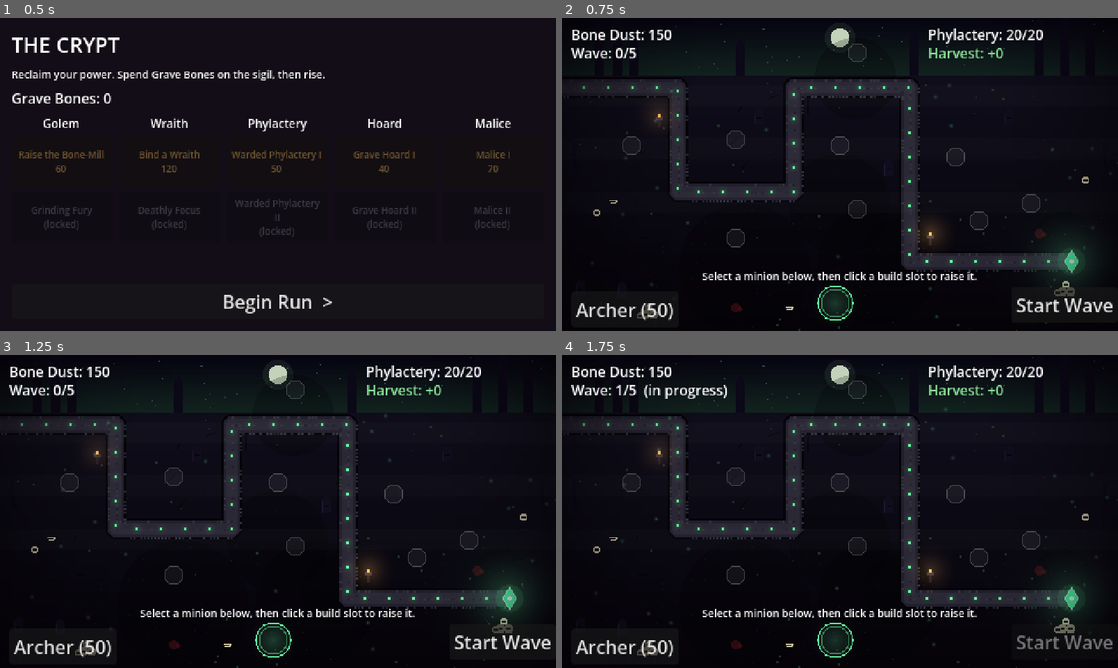
Above: before the commit, frames 1-4 (two rows, left to right).
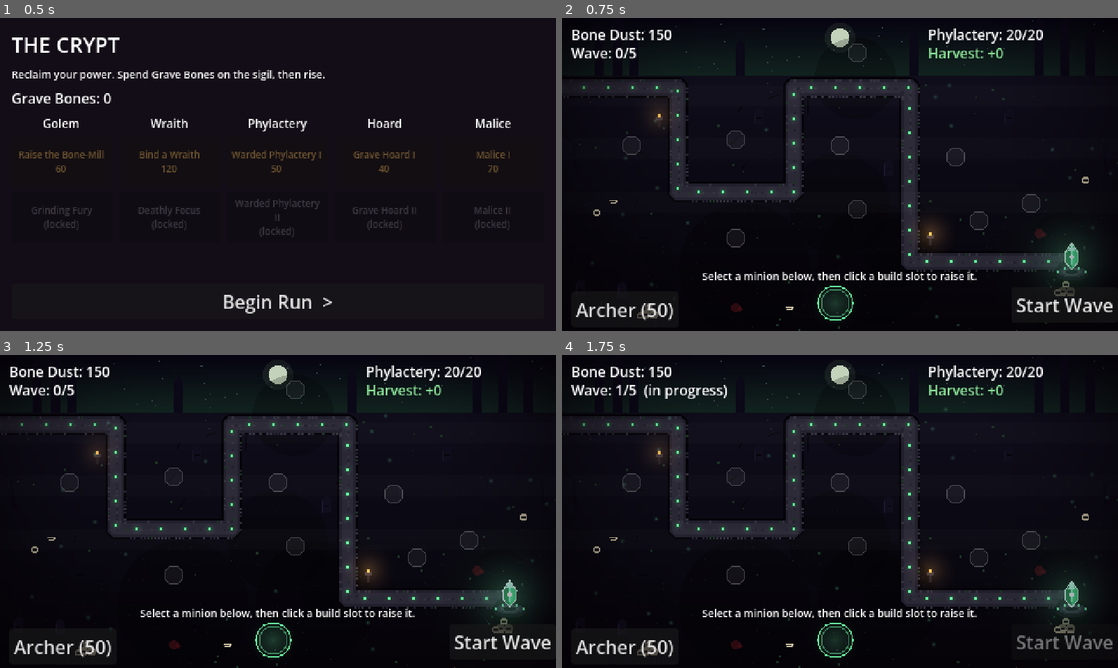
Above: after the commit, the same moments.

Repository: aschollwoeck/debonethemall
Game: Godot game, scene res://scenes/hub/hub.tscn
The game is run twice, just before and just after one commit, with the same random seed, the same clock (stepped at 60 frames per second) and the same inputs.
Inputs:
- Up to frame 1 (0.5 s): no input
- Up to frame 2 (0.75 s): click "Begin Run >" at 0.5 s
- Up to frame 3 (1.25 s): no input
- Up to frame 4 (1.75 s): click "Start Wave" at 1.25 s

Frame 1 is identical in both runs. In frame 2, 0.2% of the frame differs, in the area x 89-95%, y 71-86%; in frame 3, 0.2%; in frame 4, 0.3%, in the area x 89-95%, y 72-89%.

Commit message:
feat(visual): re-art the phylactery as a faceted crystal (M2 slice 3)
Replace the flat diamond with a faceted necrotic crystal on a rune-etched stone
dais: shaded facets (dark/mid/lit + top glint), an inner spark, a gentle bob. It's
life-driven — shifts necrotic green -> blood-red and fractures (cracks revealed
progressively) as its life falls. take_damage/signals/life logic unchanged; its
glow pool comes from the lighting pass. 60 tests green; screenshot-verified at full
and low life.

Applies review nit: doc wording — the dais is rune-etched (not cracked); only the
crystal fractures.

Co-Authored-By: Claude Opus 4.8 (1M context) <noreply@anthropic.com>
Claude-Session: https://claude.ai/code/session_01P8fbTuTW77i57Wh6oPPauN

Diff:
--- a/scripts/core/phylactery.gd
+++ b/scripts/core/phylactery.gd
@@ -1,7 +1,9 @@
 extends Node2D
 class_name Phylactery
-## The objective enemies march toward (GDD §5). A physical on-map object holding the
-## player's unlife. Enemies that reach it deplete its life; at zero the run ends.
+## The objective enemies march toward (GDD §5) — a faceted crystal on a rune-etched stone dais
+## that holds the player's unlife. Enemies that reach it deplete its life; at zero the run ends. As
+## life falls the crystal shifts from necrotic green toward blood-red and fractures visibly.
+## Its glow pool is provided by the lighting pass (world/lighting.gd); this draws the object.
 
 signal life_changed(current: int, max_life: int)
 signal destroyed
@@ -10,11 +12,33 @@
 
 var life: int
 
+# life-driven colour ramps (healthy necrotic → dying blood)
+const NECRO := [Color("1a5836"), Color("2f9b63"), Color("6be3a0"), Color("d9ffe9")]  # lo/mid/hi/spark
+const BLOOD := [Color("4d1013"), Color("9a262b"), Color("df4a4a"), Color("ffd0c6")]
+const STONE_DARK := Color("0e0d16")
+const STONE_RIM := Color("222131")
+const STONE_LIT := Color("34323f")
+const RUNE := Color("63e39a")
+
+# crystal silhouette + facet geometry (local space, top point up)
+const APEX := Vector2(0, -13)
+var _sil := PackedVector2Array([Vector2(0, -13), Vector2(6, -4), Vector2(5, 4),
+	Vector2(0, 10), Vector2(-5, 4), Vector2(-6, -4)])
+
 var _pulse: float = 0.0
+var _cracks: Array = []   # Array[PackedVector2Array] — revealed progressively as life falls
 
 
 func _ready() -> void:
 	life = max_life
+	# fracture lines across the crystal, shown in order as life drops
+	_cracks = [
+		PackedVector2Array([Vector2(-3, -6), Vector2(1, -1), Vector2(-1, 5)]),
+		PackedVector2Array([Vector2(3, -4), Vector2(0, 1), Vector2(2, 7)]),
+		PackedVector2Array([Vector2(0, -9), Vector2(-2, -2), Vector2(1, 3)]),
+		PackedVector2Array([Vector2(-4, 0), Vector2(0, 3), Vector2(-1, 8)]),
+		PackedVector2Array([Vector2(2, -8), Vector2(-1, -2), Vector2(0, 2)]),
+	]
 
 
 func _process(delta: float) -> void:
@@ -33,17 +57,49 @@
 
 
 func _draw() -> void:
-	var glow := 0.55 + 0.25 * sin(_pulse * 2.0)
 	var frac := float(life) / float(max_life) if max_life > 0 else 0.0
-	# base color shifts from green (healthy) toward red (near death)
-	var core := Color(0.2, 0.9, 0.5).lerp(Color(0.9, 0.2, 0.25), 1.0 - frac)
-	# aura
-	draw_circle(Vector2.ZERO, 12.0, Color(core.r, core.g, core.b, 0.15 * glow))
-	# crystal body (diamond)
-	var pts := PackedVector2Array([
-		Vector2(0, -10), Vector2(6, 0), Vector2(0, 10), Vector2(-6, 0),
-	])
-	draw_colored_polygon(pts, Color(core.r, core.g, core.b, 0.9))
-	draw_polyline(pts + PackedVector2Array([pts[0]]), Color(1, 1, 1, 0.6 * glow), 1.0)
-	# inner spark
-	draw_circle(Vector2.ZERO, 2.0, Color(1, 1, 1, glow))
+	var t := 1.0 - frac                     # 0 healthy → 1 dying
+	var pulse := 0.5 + 0.5 * sin(_pulse * 2.0)
+	var lo: Color = NECRO[0].lerp(BLOOD[0], t)
+	var mid: Color = NECRO[1].lerp(BLOOD[1], t)
+	var hi: Color = NECRO[2].lerp(BLOOD[2], t)
+	var spark: Color = NECRO[3].lerp(BLOOD[3], t)
+
+	_draw_dais()
+
+	# crystal floats + bobs gently above the dais
+	var c := Vector2(0, -3 + sin(_pulse) * 0.8)
+	draw_set_transform(c, 0.0, Vector2.ONE)
+	# facets: left (dark) · right (mid) · centre highlight sliver · top glint
+	draw_colored_polygon(PackedVector2Array([APEX, Vector2(-6, -4), Vector2(-5, 4), Vector2(0, 10)]), lo)
+	draw_colored_polygon(PackedVector2Array([APEX, Vector2(6, -4), Vector2(5, 4), Vector2(0, 10)]), mid)
+	draw_colored_polygon(PackedVector2Array([APEX, Vector2(-1.5, -3), Vector2(0, 10), Vector2(1.5, -3)]), hi)
+	draw_colored_polygon(PackedVector2Array([APEX, Vector2(-3, -6), Vector2(3, -6)]), hi.lerp(spark, 0.5))
+	# revealed cracks
+	var shown := int(round(t * _cracks.size()))
+	for i in shown:
+		draw_polyline(_cracks[i], Color(0.02, 0.02, 0.03, 0.9), 1.0)
+	# outline + inner spark
+	draw_polyline(_sil + PackedVector2Array([APEX]), Color(spark.r, spark.g, spark.b, 0.5 + 0.4 * pulse), 1.0)
+	draw_circle(Vector2(0, -1), 1.6 + 0.6 * pulse, Color(spark.r, spark.g, spark.b, 0.7 + 0.3 * pulse))
+	draw_set_transform(Vector2.ZERO, 0.0, Vector2.ONE)
+
+
+func _draw_dais() -> void:
+	draw_circle(Vector2(0, 13), 15.0, Color(0, 0, 0, 0.4))            # shadow
+	_ellipse(Vector2(0, 11), 14.0, 5.5, STONE_DARK)                   # base
+	_ellipse(Vector2(0, 9), 12.0, 4.5, STONE_RIM)                     # rim
+	_ellipse(Vector2(0, 9), 8.5, 3.0, STONE_LIT)                      # lit inner
+	_ellipse(Vector2(0, 9), 5.0, 1.8, STONE_DARK)                    # socket the crystal sits in
+	for i in 4:                                                        # rune ticks on the rim
+		var a := PI + i * PI / 3.0
+		var p := Vector2(cos(a) * 12.0, 9.0 + sin(a) * 4.0)
+		draw_rect(Rect2(p.x - 1, p.y - 1, 2, 2), RUNE)
+
+
+func _ellipse(center: Vector2, rx: float, ry: float, col: Color) -> void:
+	var pts := PackedVector2Array()
+	for i in 20:
+		var a := i * TAU / 20.0
+		pts.append(center + Vector2(cos(a) * rx, sin(a) * ry))
+	draw_colored_polygon(pts, col)
Not shown, changed: CHANGELOG.md
